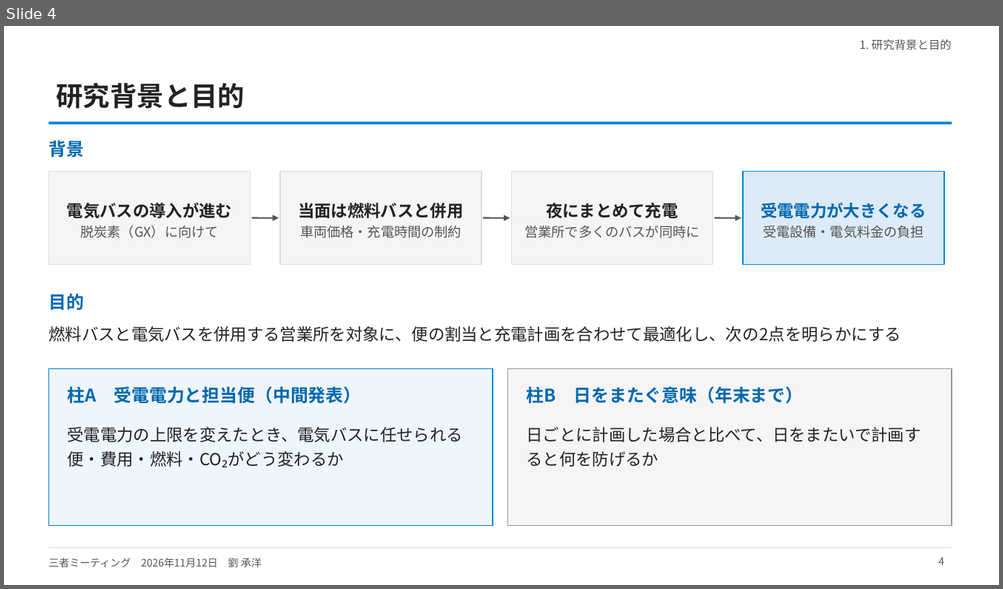
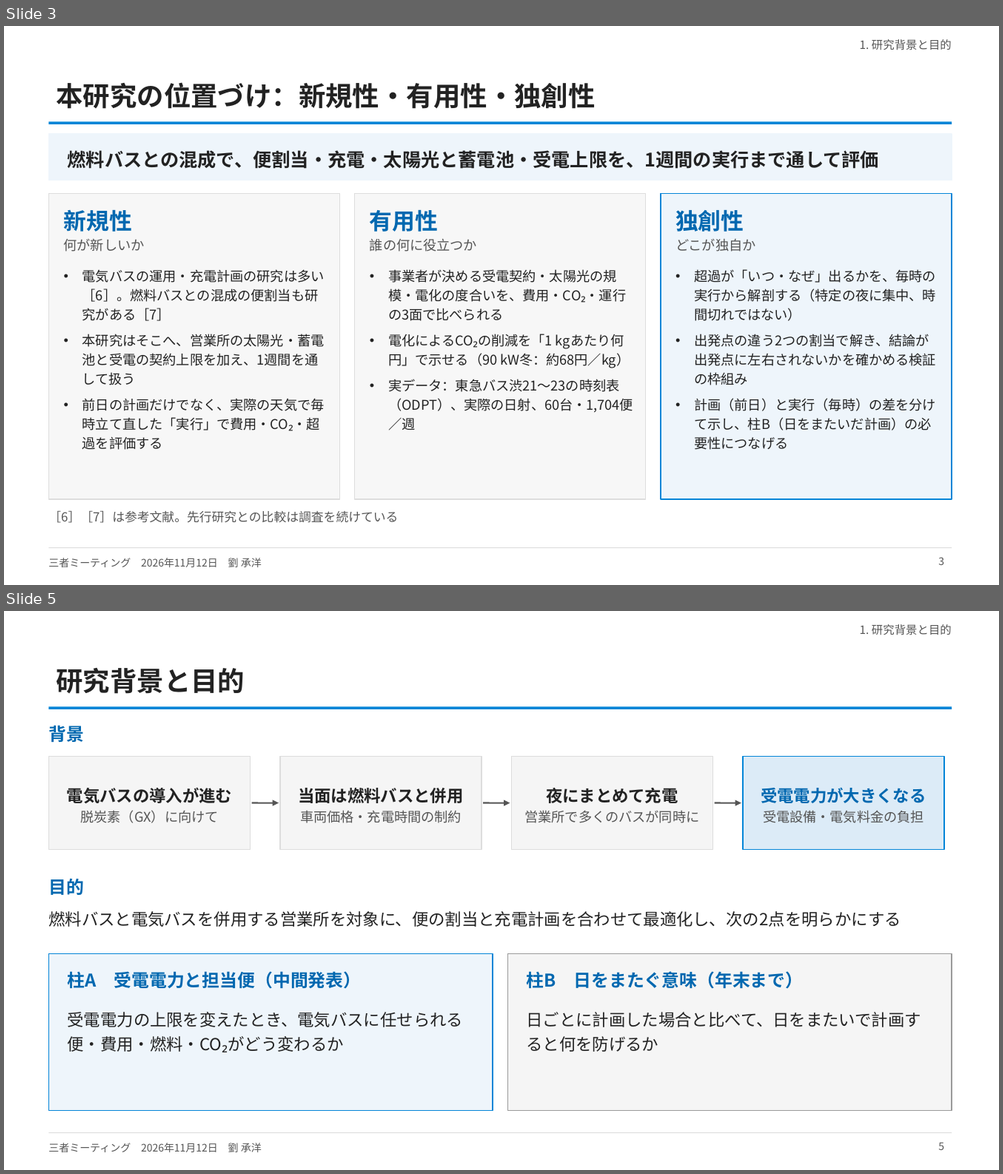
Before and after one commit to CYLIU2003/master-course, a slide deck: outcome/2026-11-12_three_party/three_party_20261112.pptx. Shown one above the other, each under a label of ours: slide 4 before the commit, slides 3 and 5 after it; the slides between them are not shown. The pictures are 1003x589 and 1003x1174 pixels, drawn with LibreOffice and Linux fonts; fonts in the diff are those of the drawing. Boxes give left, top, right and bottom in pixels: in the first picture for what was removed or moved away, otherwise in the second. Text is boxed around its words. In the diff, an @@ line names an element or a change of style, - is before the commit and + after.

```diff
--- a/outcome/2026-11-12_three_party/three_party_20261112.pptx
+++ b/outcome/2026-11-12_three_party/three_party_20261112.pptx
@@ slide 3 added at (4, 26, 999, 585), background #FFFFFF; not listed: 3 template elements that a slide beside it also shows @@
@@ text added at (859, 39, 951, 50), 11 pt, text #555555 @@
+1. 研究背景と目的
@@ title added at (56, 82, 595, 109), 26 pt, text #222222, bold @@
+本研究の位置づけ：新規性・有用性・独創性
@@ rectangle added at (48, 134, 951, 181), fill #EEF5FB, outline #EEF5FB 1 pt @@
@@ text added at (68, 150, 879, 169), 18 pt, text #222222, bold @@
+燃料バスとの混成で、便割当・充電・太陽光と蓄電池・受電上限を、1週間の実行まで通して評価
@@ rectangle added at (48, 194, 340, 500), fill #F7F7F7, outline #DDDDDD 1 pt @@
@@ rectangle added at (355, 194, 646, 500), fill #F7F7F7, outline #DDDDDD 1 pt @@
@@ rectangle added at (660, 194, 951, 500), fill #EEF5FB, outline #0485D7 1 pt @@
@@ text added at (64, 210, 145, 252), 13 pt, text #555555 @@
+新規性
+何が新しいか
@@ text added at (370, 210, 477, 252), 13 pt, text #555555 @@
+有用性
+誰の何に役立つか
@@ text added at (675, 210, 755, 252), 13 pt, text #555555 @@
+独創性
+どこが独自か
@@ text added at (82, 269, 324, 450), 13 pt, text #222222 @@
+• 電気バスの運用・充電計画の研究は多い［6］。燃料バスとの混成の便割当も研究がある［7］
+• 本研究はそこへ、営業所の太陽光・蓄電池と受電の契約上限を加え、1週間を通して扱う
+• 前日の計画だけでなく、実際の天気で毎時立て直した「実行」で費用・CO₂・超過を評価する
@@ text added at (388, 269, 633, 431), 13 pt, text #222222 @@
+• 事業者が決める受電契約・太陽光の規模・電化の度合いを、費用・CO₂・運行の3面で比べられる
+• 電化によるCO₂の削減を「1 kgあたり何円」で示せる（90 kW冬：約68円／kg）
+• 実データ：東急バス渋21〜23の時刻表（ODPT）、実際の日射、60台・1,704便／週
@@ text added at (694, 269, 936, 450), 13 pt, text #222222 @@
+• 超過が「いつ・なぜ」出るかを、毎時の実行から解剖する（特定の夜に集中、時間切れではない）
+• 出発点の違う2つの割当で解き、結論が出発点に左右されないかを確かめる検証の枠組み
+• 計画（前日）と実行（毎時）の差を分けて示し、柱B（日をまたいだ計画）の必要性につなげる
@@ text added at (48, 511, 398, 523), 12 pt, text #555555 @@
+［6］［7］は参考文献。先行研究との比較は調査を続けている
@@ page number added at (938, 557, 944, 565), 10 pt, text #555555 @@
+3
@@ what was slide 4 is now slide 5 @@
@@ page number at (938, 1142, 944, 1150): text changed @@
-4
+5
```
Also in this commit, not shown: 19 slides changed, 3 other slides added, 4 other files.
